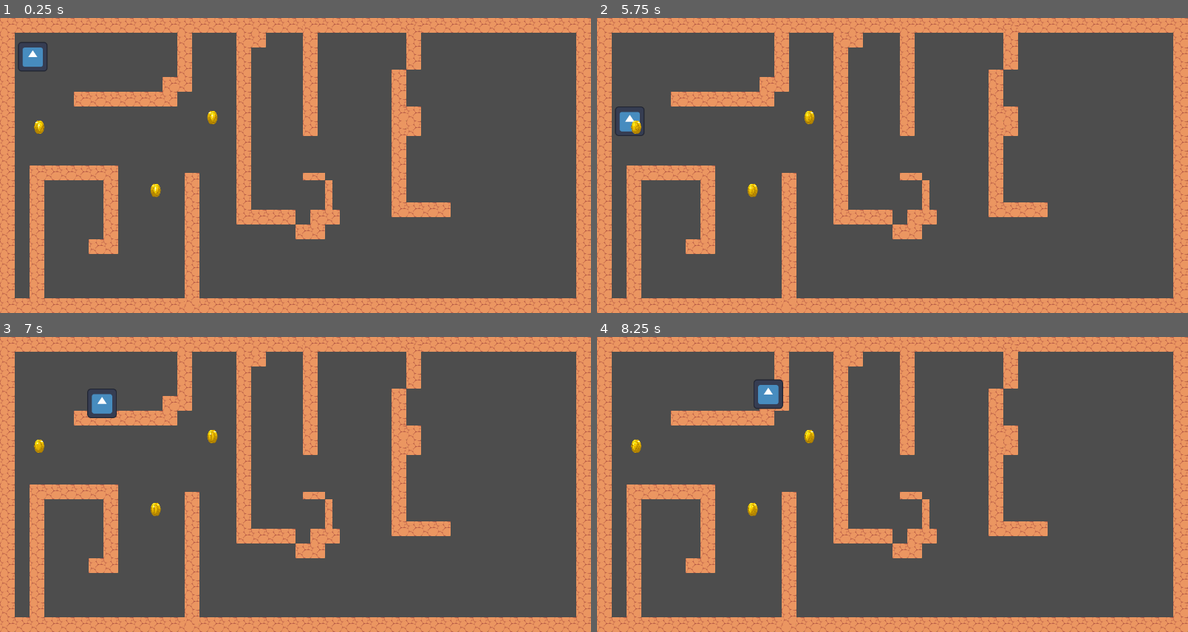
Above: before the commit, frames 1-4 (two rows, left to right).
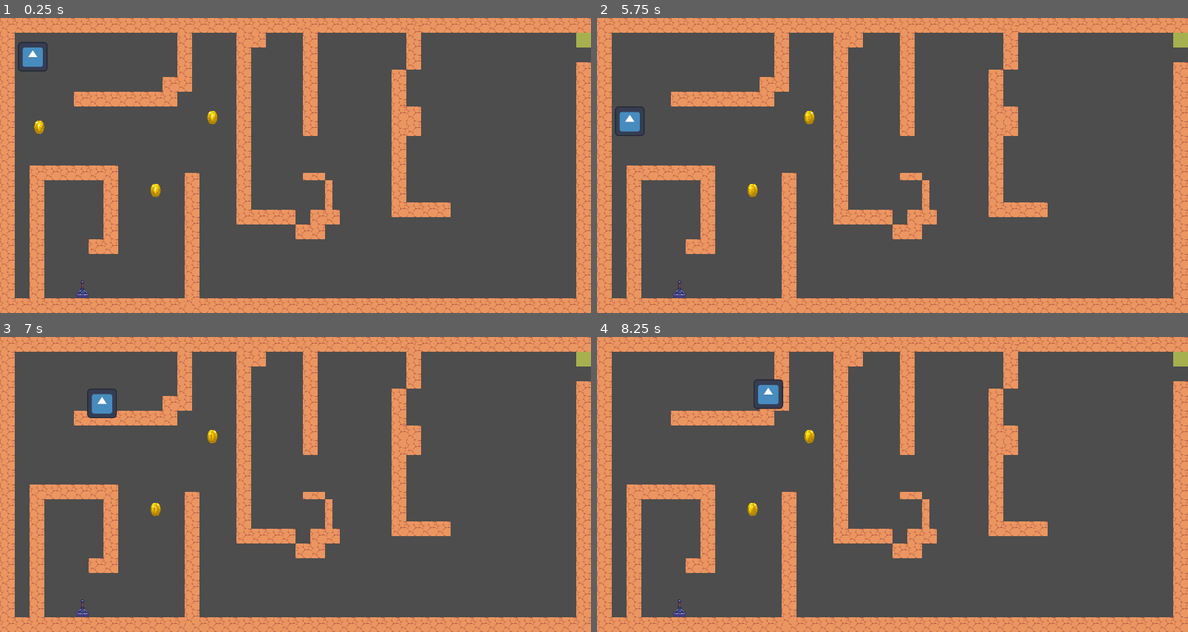
Above: after the commit, the same moments.

Repository: WoraPhet/GoDotMazeLearn
Game: Godot game, scene res://level_1.tscn
The game is run twice, just before and just after one commit, with the same random seed, the same clock (stepped at 60 frames per second) and the same inputs. Before the commit the project has no main scene; this scene is started directly in both runs. The engine's default icon, where the game draws it, is replaced by a stand-in: a white triangle on a blue panel in a dark square.
Inputs:
- Up to frame 1 (0.25 s): no input
- Up to frame 2 (5.75 s): hold Right (ui_right) 0.53-1.28 s; hold Down (ui_down) 1.28-2.03 s; hold Right (ui_right) 2.03-2.78 s; hold Up (ui_up) 2.78-3.53 s; hold Left (ui_left) 3.53-5.03 s; hold Down (ui_down) from 5.03 s (still down)
- Up to frame 3 (7 s): release Down (ui_down) at 5.78 s; hold Right (ui_right) 5.78-6.53 s; hold Up (ui_up) from 6.53 s (still down)
- Up to frame 4 (8.25 s): release Up (ui_up) at 7.28 s; hold Right (ui_right) 7.28-8.03 s; hold Down (ui_down) from 8.03 s (still down)

The runs differ from the first frame. In frame 1, 0.3% of the frame differs, in the area x 12-100%, y 5-95%; in frame 2, 0.4%, in the area x 5-100%, y 5-95%; in frame 3, 0.4%; in frame 4, 0.4%.

Commit message:
coin door lever

Diff:
--- /dev/null
+++ b/coin.gd
@@ -0,0 +1,5 @@
+extends Area2D
+
+func _on_Coin_body_entered(body): #ตัวโดนเหรียญ
+	if  body.name == "Player":
+		queue_free() #Coin หาย
--- a/coin.tscn
+++ b/coin.tscn
@@ -1,5 +1,6 @@
-[gd_scene load_steps=33 format=3 uid="uid://i7778i5xq2l8"]
+[gd_scene load_steps=34 format=3 uid="uid://i7778i5xq2l8"]
 
+[ext_resource type="Script" path="res://coin.gd" id="1_80ax1"]
 [ext_resource type="Texture2D" uid="uid://d085888mw1xec" path="res://Gold/Gold_1.png" id="1_vaa8m"]
 [ext_resource type="Texture2D" uid="uid://ce1wpmwx71ryn" path="res://Gold/Gold_2.png" id="2_hmqeb"]
 [ext_resource type="Texture2D" uid="uid://bbbms75o3v8bl" path="res://Gold/Gold_3.png" id="3_ab6a4"]
@@ -134,6 +135,7 @@
 
 [node name="Coin" type="Area2D"]
 scale = Vector2(0.1, 0.1)
+script = ExtResource("1_80ax1")
 
 [node name="AnimatedSprite2D" type="AnimatedSprite2D" parent="."]
 sprite_frames = SubResource("SpriteFrames_3gltp")
@@ -143,3 +145,5 @@
 
 [node name="CollisionShape2D" type="CollisionShape2D" parent="."]
 shape = SubResource("CircleShape2D_ls8eu")
+
+[connection signal="body_entered" from="." to="." method="_on_Coin_body_entered"]
--- /dev/null
+++ b/level_1.gd
@@ -0,0 +1,9 @@
+extends Node2D
+
+
+
+
+func _on_switch_body_entered(body):
+	if $Switch/AnimatedSprite2D.frame == 0:
+		$Switch/AnimatedSprite2D.frame = 1
+		$Door/AnimationPlayer.play("SlideUp")
--- a/level_1.tscn
+++ b/level_1.tscn
@@ -1,27 +1,105 @@
-[gd_scene load_steps=4 format=3 uid="uid://dj5ppe25tbd6k"]
+[gd_scene load_steps=11 format=3 uid="uid://dj5ppe25tbd6k"]
 
+[ext_resource type="Script" path="res://level_1.gd" id="1_h1fm5"]
 [ext_resource type="TileSet" uid="uid://brilmafg5h2ue" path="res://walls.tres" id="1_xra12"]
 [ext_resource type="PackedScene" uid="uid://m7wfoofo1pe0" path="res://player.tscn" id="2_rh00f"]
+[ext_resource type="Texture2D" uid="uid://dghbrjl2ej5v8" path="res://1 Tiles/FieldsTile_38.png" id="2_vl4op"]
 [ext_resource type="PackedScene" uid="uid://i7778i5xq2l8" path="res://coin.tscn" id="3_apnct"]
+[ext_resource type="PackedScene" uid="uid://dltvni510ttsm" path="res://switch.tscn" id="6_a03ap"]
+
+[sub_resource type="RectangleShape2D" id="RectangleShape2D_jy7yk"]
+size = Vector2(32, 32)
+
+[sub_resource type="Animation" id="Animation_h2jf3"]
+resource_name = "SlideUp"
+tracks/0/type = "value"
+tracks/0/imported = false
+tracks/0/enabled = true
+tracks/0/path = NodePath(".:position")
+tracks/0/interp = 1
+tracks/0/loop_wrap = true
+tracks/0/keys = {
+"times": PackedFloat32Array(0, 1),
+"transitions": PackedFloat32Array(1, 1),
+"update": 0,
+"values": [Vector2(1264, 48), Vector2(1264, 16)]
+}
+
+[sub_resource type="Animation" id="Animation_jdgj7"]
+length = 0.001
+tracks/0/type = "value"
+tracks/0/imported = false
+tracks/0/enabled = true
+tracks/0/path = NodePath(".:position")
+tracks/0/interp = 1
+tracks/0/loop_wrap = true
+tracks/0/keys = {
+"times": PackedFloat32Array(0),
+"transitions": PackedFloat32Array(1),
+"update": 0,
+"values": [Vector2(1264, 48)]
+}
+
+[sub_resource type="AnimationLibrary" id="AnimationLibrary_kb2tu"]
+_data = {
+"RESET": SubResource("Animation_jdgj7"),
+"SlideUp": SubResource("Animation_h2jf3")
+}
 
 [node name="Level1" type="Node2D"]
+script = ExtResource("1_h1fm5")
+
+[node name="Door" type="StaticBody2D" parent="."]
+position = Vector2(1264, 48)
+metadata/_edit_group_ = true
+
+[node name="Sprite2D" type="Sprite2D" parent="Door"]
+texture = ExtResource("2_vl4op")
+
+[node name="CollisionShape2D" type="CollisionShape2D" parent="Door"]
+shape = SubResource("RectangleShape2D_jy7yk")
+
+[node name="AnimationPlayer" type="AnimationPlayer" parent="Door"]
+libraries = {
+"": SubResource("AnimationLibrary_kb2tu")
+}
+
+[node name="Door2" type="StaticBody2D" parent="."]
+position = Vector2(1264, 48)
+metadata/_edit_group_ = true
+
+[node name="Sprite2D" type="Sprite2D" parent="Door2"]
+texture = ExtResource("2_vl4op")
+
+[node name="CollisionShape2D" type="CollisionShape2D" parent="Door2"]
+shape = SubResource("RectangleShape2D_jy7yk")
+
+[node name="AnimationPlayer" type="AnimationPlayer" parent="Door2"]
+libraries = {
+"": SubResource("AnimationLibrary_kb2tu")
+}
 
 [node name="TileMap" type="TileMap" parent="."]
 tile_set = ExtResource("1_xra12")
 format = 2
-layer_0/tile_data = PackedInt32Array(0, 1, 0, 65536, 1, 1, 1 …(3351 unchanged characters)… 4, 1, 1, 79, 65537, 0, 65615, 65537, 1, 131150, 1, 0, 196686, 1, 1, 131151, 65537, 0, 196687, 65537, 1, 262222, 1, 0, 327758, 1, 1, 262223, 65537, 0, 327759, 65537, 1, 393294, 1, 0, 458830, 1, 1, 393295, 6553 …(9496 unchanged characters)…
+layer_0/tile_data = PackedInt32Array(0, 1, 0, 65536, 1, 1, 1 …(3351 unchanged characters)… 4, 1, 1, 79, 65537, 0, 65615, 65537, 1, 393294, 1, 0, 458830, 1, 1, 393295, 6553 …(9496 unchanged characters)…
 
-[node name="Player" parent="TileMap" instance=ExtResource("2_rh00f")]
+[node name="Switch" parent="." instance=ExtResource("6_a03ap")]
+position = Vector2(179, 589)
+
+[node name="Player" parent="." instance=ExtResource("2_rh00f")]
 position = Vector2(71, 84)
 
-[node name="Coin" parent="TileMap" instance=ExtResource("3_apnct")]
+[node name="Coin" parent="." instance=ExtResource("3_apnct")]
 position = Vector2(85, 237)
 scale = Vector2(0.05, 0.05)
 
-[node name="Coin2" parent="TileMap" instance=ExtResource("3_apnct")]
+[node name="Coin2" parent="." instance=ExtResource("3_apnct")]
 position = Vector2(337, 374)
 scale = Vector2(0.05, 0.05)
 
-[node name="Coin3" parent="TileMap" instance=ExtResource("3_apnct")]
+[node name="Coin3" parent="." instance=ExtResource("3_apnct")]
 position = Vector2(460, 216)
 scale = Vector2(0.05, 0.05)
+
+[connection signal="body_entered" from="Switch" to="." method="_on_switch_body_entered"]
--- a/project.godot
+++ b/project.godot
@@ -11,6 +11,7 @@
 [application]
 
 config/name="Maze Game"
+run/main_scene="res://level_1.tscn"
 config/features=PackedStringArray("4.1", "GL Compatibility")
 config/icon="res://icon.svg"
 
--- /dev/null
+++ b/switch.tscn
@@ -0,0 +1,30 @@
+[gd_scene load_steps=5 format=3 uid="uid://dltvni510ttsm"]
+
+[ext_resource type="Texture2D" uid="uid://fv1b08wx8yy4" path="res://lever1.png" id="1_wyxww"]
+[ext_resource type="Texture2D" uid="uid://dhugdmkttlkwi" path="res://lever2.png" id="2_i6n3h"]
+
+[sub_resource type="SpriteFrames" id="SpriteFrames_wrnlr"]
+animations = [{
+"frames": [{
+"duration": 1.0,
+"texture": ExtResource("1_wyxww")
+}, {
+"duration": 1.0,
+"texture": ExtResource("2_i6n3h")
+}],
+"loop": true,
+"name": &"default",
+"speed": 0.0
+}]
+
+[sub_resource type="RectangleShape2D" id="RectangleShape2D_td8sr"]
+size = Vector2(29, 37)
+
+[node name="Switch" type="Area2D"]
+
+[node name="AnimatedSprite2D" type="AnimatedSprite2D" parent="."]
+sprite_frames = SubResource("SpriteFrames_wrnlr")
+
+[node name="CollisionShape2D" type="CollisionShape2D" parent="."]
+position = Vector2(-0.5, -0.5)
+shape = SubResource("RectangleShape2D_td8sr")
Binary file added: lever1.png
Not shown, added: lever1.png.import
Binary file added: lever2.png
Not shown, added: lever2.png.import
Not shown, added: craftpix-net-481532-free-medieval-tileset-pixel-art-pack.zip
